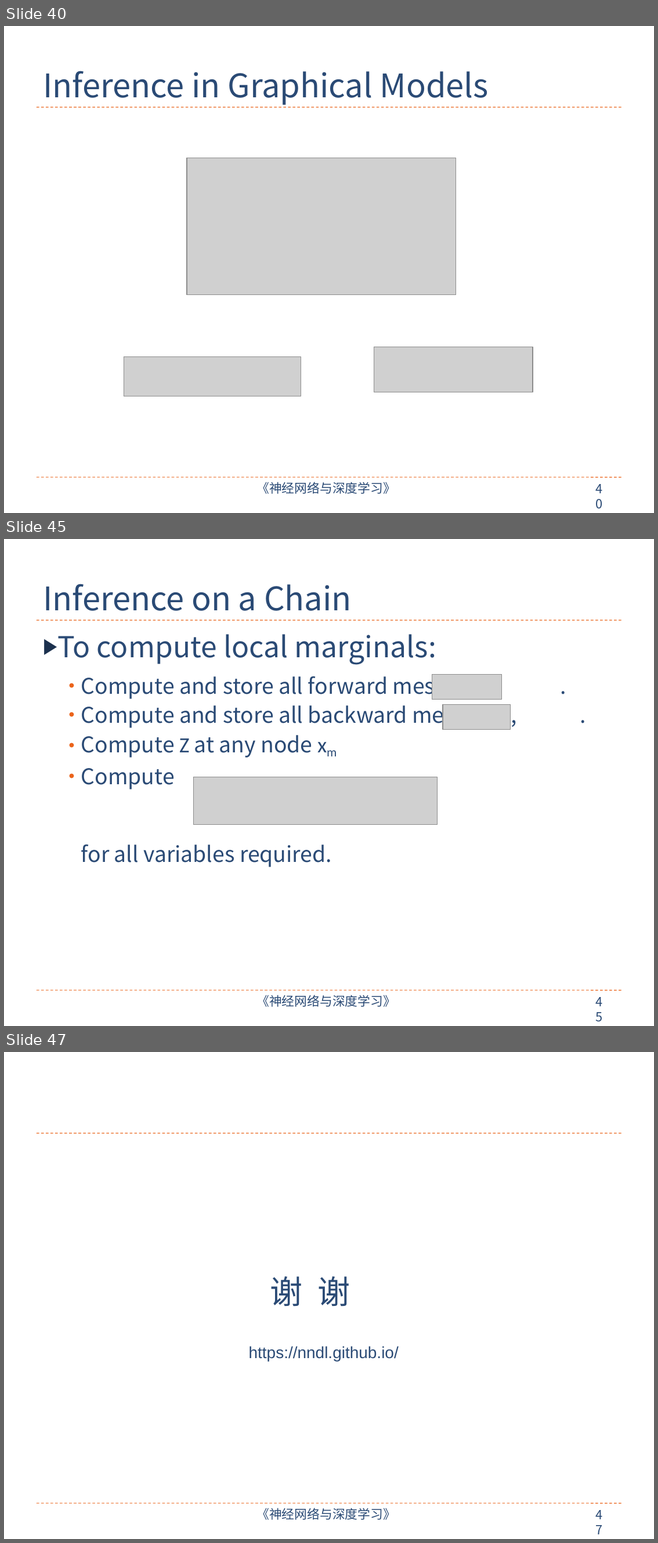
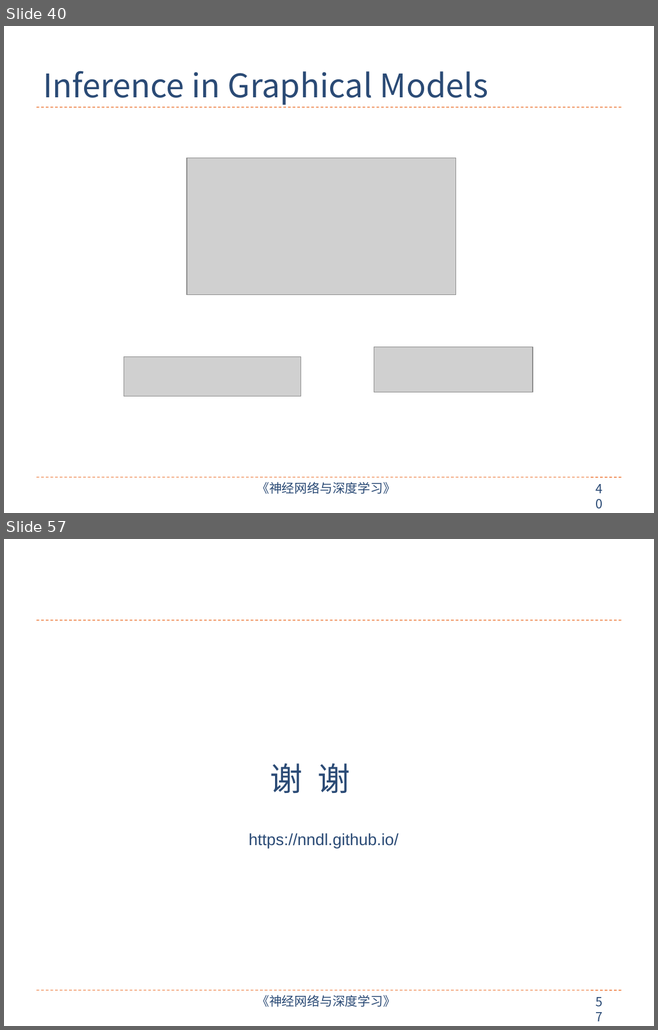
Before and after one commit to nndl/nndl.github.io, a slide deck: ppt/chap-概率图模型.pptx. Shown one above the other, each under a label of ours: slides 40, 45 and 47 before the commit, slides 40 and 57 after it; the slides between them are not shown. The pictures are 658x1543 and 658x1030 pixels, drawn with LibreOffice and Linux fonts; fonts in the diff are those of the drawing; grey boxes stand for pictures. Boxes give left, top, right and bottom in pixels: in the first picture for what was removed or moved away, otherwise in the second. Text is boxed around its words. In the diff, an @@ line names an element or a change of style, - is before the commit and + after.

```diff
--- a/ppt/chap-概率图模型.pptx
+++ b/ppt/chap-概率图模型.pptx
@@ slide 45 removed at box(4, 539, 654, 1026), background #FFFFFF; not listed: 4 template elements that a slide beside it also shows @@
@@ title removed at box(43, 584, 351, 611) @@
-Inference on a Chain
@@ text removed at box(57, 634, 516, 867) @@
-▶ To compute local marginals:
-  • Compute and store all forward messages, .
-  • Compute and store all backward messages, .
-  • Compute Z at any node xm
-  • Compute
-    for all variables required.
@@ picture removed at box(431, 674, 501, 699) @@
@@ picture removed at box(442, 705, 510, 729) @@
@@ picture removed at box(194, 777, 437, 825) @@
@@ what was slide 47 is now slide 57 @@
@@ page number at box(589, 991, 615, 1013): text changed @@
-47
+57
```
Also in this commit, not shown: 1 slide changed, 15 slides added, 4 other slides removed, 3 other files.
